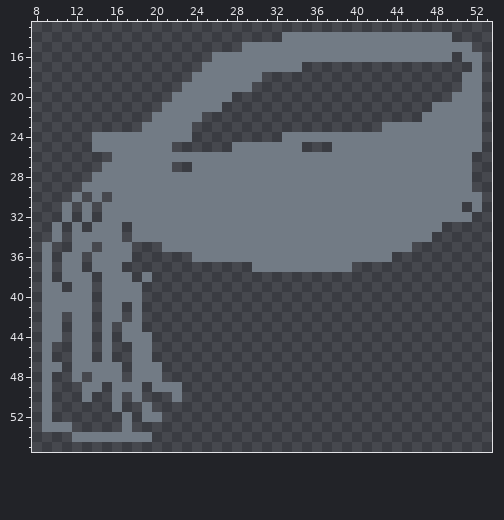
A pixel-art sprite gets an edit: resources/templates/sash.png. Above, as it was before the edit.
The file is 64x64 pixels. Shown: x 8..53, y 13..55.
Once edited:
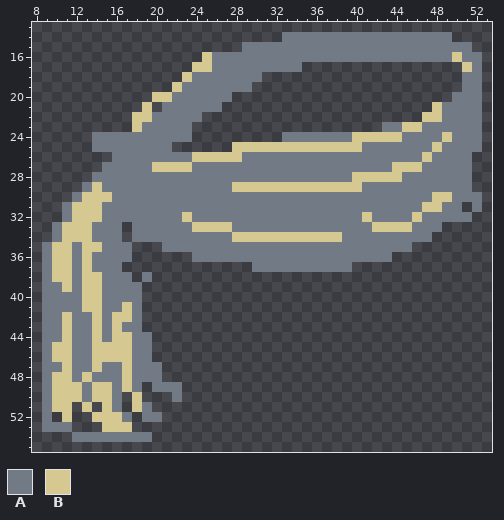
Palette (. is transparent): A #727b85  B #d5c991
Diff:
The author put colour B in row 16 at x 25 and 50; in row 17 at x 24 and 51; in row 18 at x 23; in row 19 at x 22; in row 20 at x 20 to 21; in row 21 at x 19.
The author put colour B in row 22 at x 18 to 19; in row 23 at x 18; in row 25 at x 35 to 37; in row 27 at x 22 to 23; in row 30 at x 13 and 15; in rows 31 to 32 at x 12 and 14.
The author put colour B in row 33 at x 11 and 13; in row 34 at x 11; in row 35 at x 10 to 11 and 14; in rows 36 to 37 at x 10 and 13; in row 38 at x 10 and 14; in row 39 at x 11 and 14.
The author put colour B in row 40 at x 14; in row 41 at x 14 and 17; in row 42 at x 11, 14 and 17; in rows 43 to 44 at x 11, 14 and 16; in rows 45 to 46 at x 10 to 11, 14 and 16 to 17; in row 47 at x 11 and 17.
The author put colour B in row 48 at x 10 to 11, 13 and 17; in row 49 at x 10 to 12 and 15; in row 50 at x 10 to 12 and 14 to 15; in row 51 at x 10 to 11, 13, 15 and 18; in row 52 at x 11 and 14 to 16; in row 53 at x 15 to 16.
Colour A becomes colour B in row 17 at x 25; in row 21 at x 48; in row 22 at x 47 to 48; in row 23 at x 45 to 46; in row 24 at x 40 to 44 and 49; in row 25 at x 28 to 34, 38 to 40 and 48.
Colour A becomes colour B in row 26 at x 24 to 28 and 47; in row 27 at x 20 to 21 and 44 to 46; in row 28 at x 40 to 44; in row 29 at x 14 and 28 to 40; in row 30 at x 14 and 48 to 49; in row 31 at x 13 and 47 to 48.
Colour A becomes colour B in row 32 at x 13, 23, 41 and 46; in row 33 at x 12, 24 to 27 and 42 to 45; in row 34 at x 12 to 13 and 28 to 38; in row 35 at x 13; in rows 36 to 37 at x 11; in row 38 at x 11 and 13.
Colour A becomes colour B in rows 39 to 41 at x 13; in row 42 at x 16; in row 44 at x 17; in rows 45 to 46 at x 15; in row 47 at x 14; in row 49 at x 14 and 17.
Colour A becomes colour B in row 50 at x 18; in row 53 at x 17.
Boxes around the changes in both pictures, in picture pixels (x1, y1, x2, y2):
changed: (52, 52, 472, 432)
